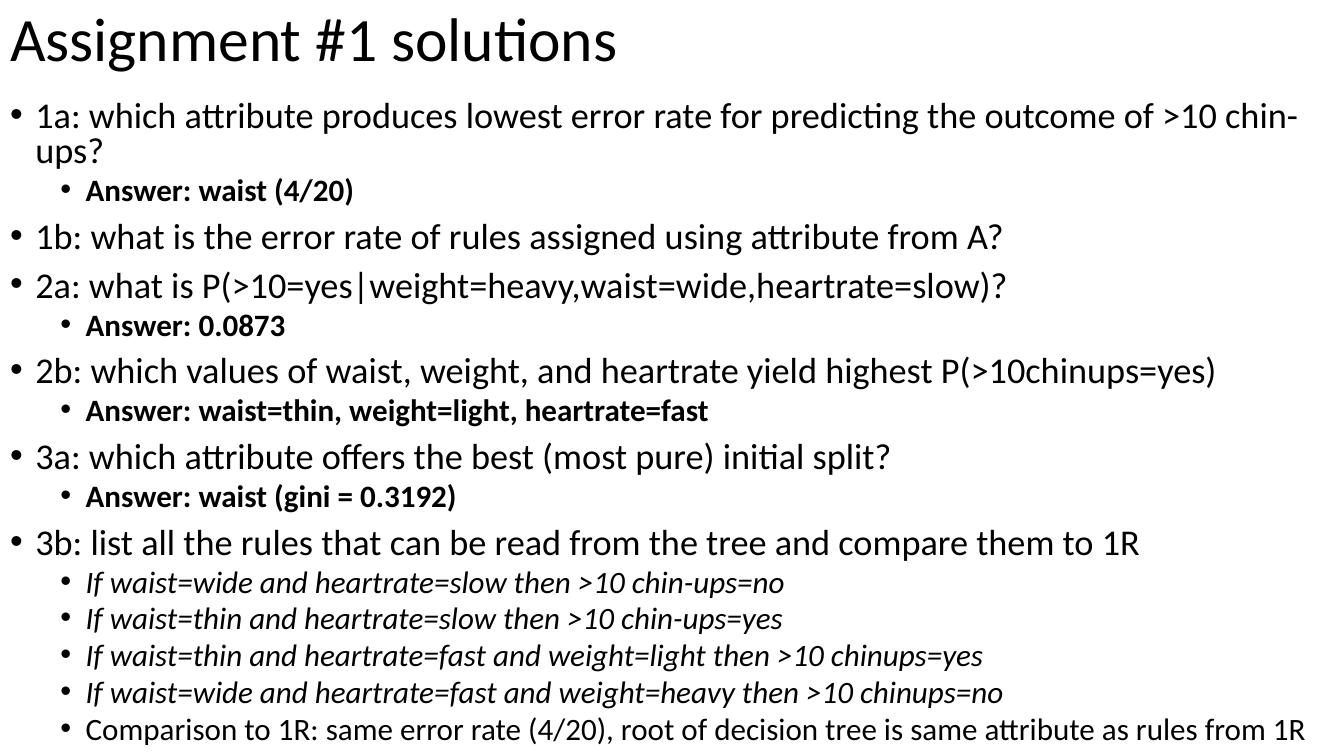
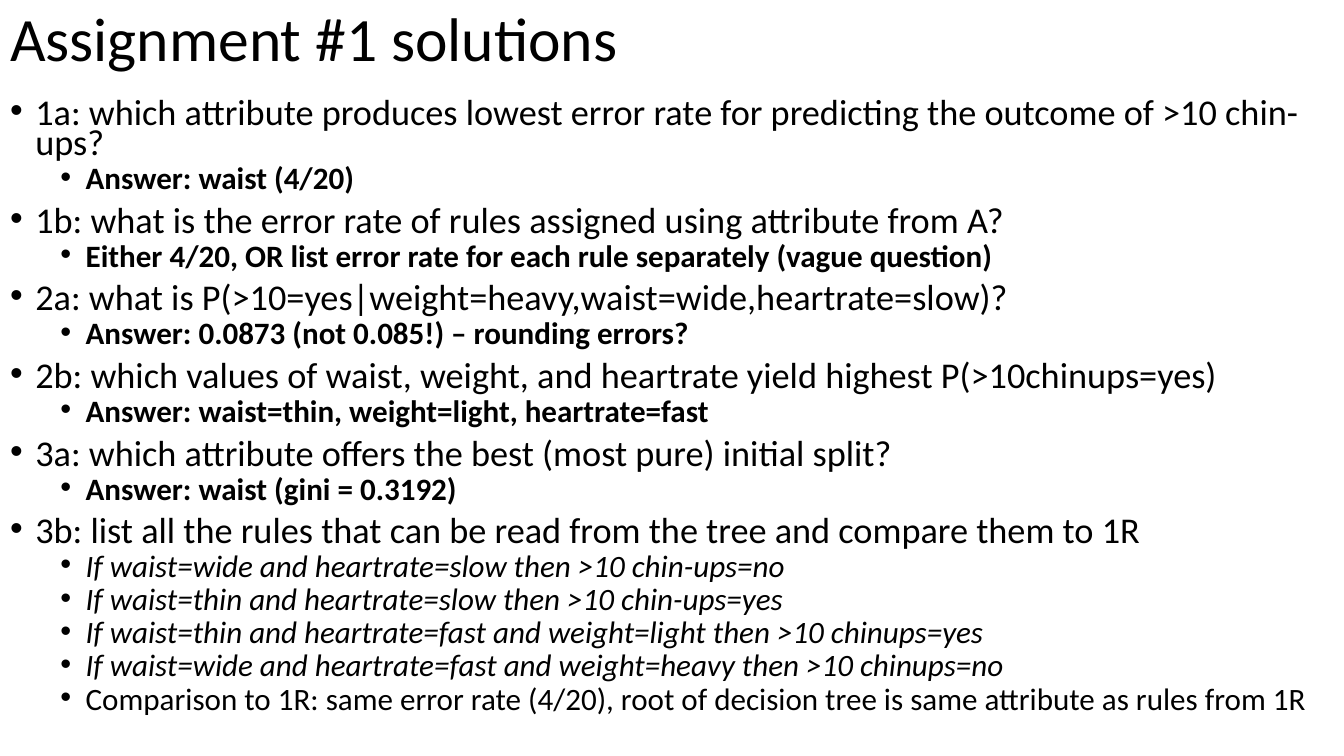
Before and after one commit to russellu/cs405, a slide deck: slide 2 of Lecture_15.pptx. Drawn at 1344x756 pixels with LibreOffice and Linux fonts; fonts in the diff are those of the drawing. Boxes give left, top, right and bottom in pixels: in the first picture for what was removed or moved away, otherwise in the second. Text is boxed around its words. In the diff, an @@ line names an element or a change of style, - is before the commit and + after.

```diff
--- a/Lecture_15.pptx
+++ b/Lecture_15.pptx
@@ text at bbox=[35, 99, 1306, 715]: line spacing 0.8 to 0.7 @@
@@ text at bbox=[86, 244, 992, 273]: paragraph added @@
+  • Either 4/20, OR list error rate for each rule separately (vague question)
@@ text at bbox=[86, 321, 688, 350]: text changed @@
-  • Answer: 0.0873
+  • Answer: 0.0873 (not 0.085!) – rounding errors?
```
Also in this commit, not shown: 5 other slides changed, 6 slides added, 2 other files.
